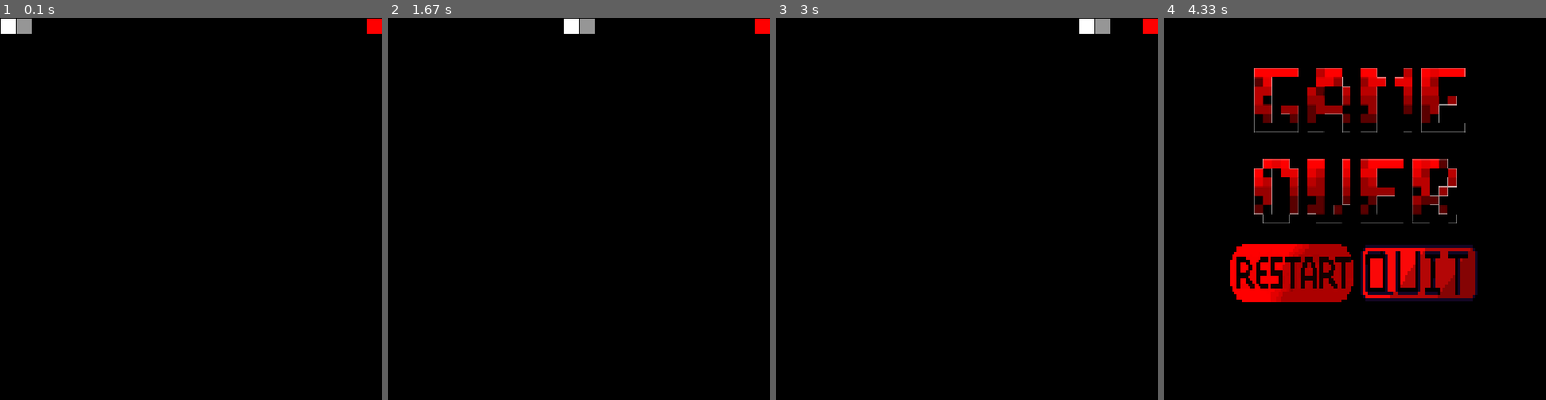
Above: before the commit, frames 1-4 (left to right).
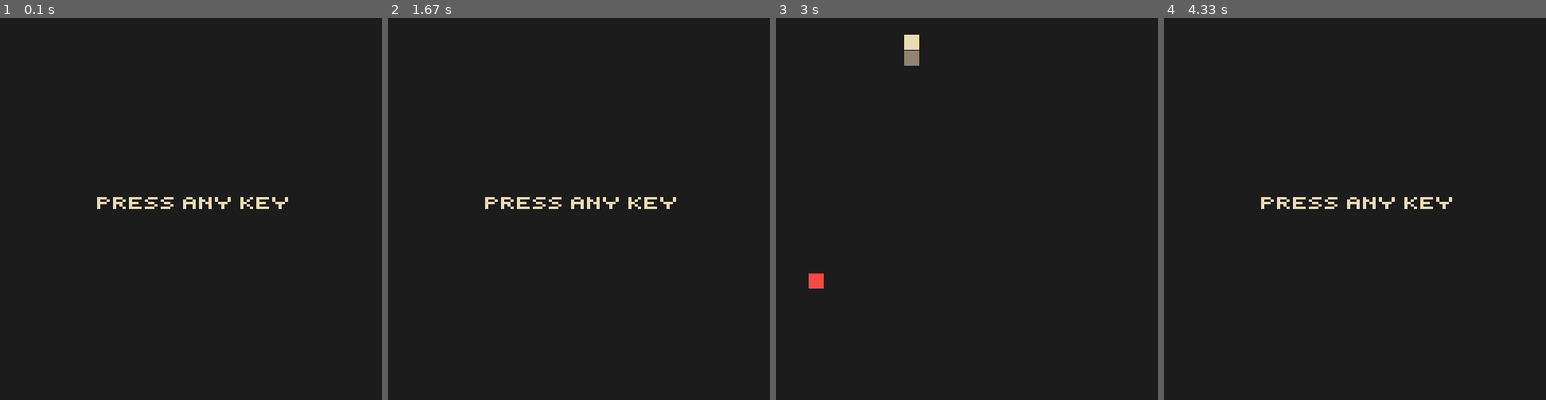
Above: after the commit, the same moments.

Repository: tomattoid/SnakePyGame
Game: pygame game, started from main.py
Two runs of this game, one before a commit and one after it. Both use one fixed random seed, a clock stepped at 60 frames per second and the inputs below.
Inputs:
- Up to frame 1 (0.1 s): no input
- Up to frame 2 (1.67 s): hold Right 0.33-0.8 s; hold W 0.83-1.13 s; hold R 1.17-1.63 s
- Up to frame 3 (3 s): hold Right 1.67-2.13 s; hold S from 2.73 s (still down)
- Up to frame 4 (4.33 s): release S at 3.03 s; hold A 3.07-3.47 s; hold W 3.5-3.87 s; hold R from 3.9 s (still down)

The runs differ from the first frame. In frame 1, 100% of the frame differs, in the area x 0-100%, y 0-100%; in frame 2, 100%; in frame 3, 100%; in frame 4, 99%.

Commit message:
change color and control

Diff:
--- a/config.py
+++ b/config.py
@@ -6,13 +6,14 @@
 restart_img = os.path.join(img_folder, 'restart.png')
 quit_img = os.path.join(img_folder, 'quit.png')
 you_win_img = os.path.join(img_folder, 'you_win.png')
+start_img = os.path.join(img_folder, 'start.png')
 
 WIDTH = 480
 HEIGHT = WIDTH
 FPS = 60
-WHITE = (255, 255, 255)
-GREY = (150, 150, 150)
-BLACK = (0, 0, 0)
-RED = (255, 0, 0)
+WHITE = (235, 219, 178)
+GREY = (146, 131, 116)
+BLACK = (28, 28, 28)
+RED = (251, 74, 68)
 GREEN = (0, 255, 0)
 BLUE = (0, 0, 255)
--- a/main.py
+++ b/main.py
@@ -1,28 +1,42 @@
 import runpy
 import pygame
+from pygame.locals import *
 from config import WIDTH, HEIGHT, FPS, BLACK
 from snake import Snake
 from apple import Apple
-from ui import Quit, Restart, Win, GameOver
+from ui import Quit, Restart, Win, GameOver, Start
 
+def wait():
+    start_sprites = pygame.sprite.Group()
+    start_sprite = Start()
+    start_sprites.add(start_sprite)
+
+    while True:
+        for event in pygame.event.get():
+            if event.type == KEYDOWN:
+                return
+
+        screen.fill(BLACK)
+        start_sprites.draw(screen)
+        pygame.display.flip()
 
 def check_movement(player: Snake, event: pygame.event.Event):
-    if (event.key == pygame.K_LEFT and not
+    if (event.key == pygame.K_a and not
         (player.get_coordinates(0)[0] - 20 == player.get_coordinates(1)[0] and
          player.get_coordinates(0)[1] == player.get_coordinates(1)[1])):
         player.parts[0].speed_x = -20
         player.parts[0].speed_y = 0
-    if (event.key == pygame.K_RIGHT and not
+    if (event.key == pygame.K_d and not
         (player.get_coordinates(0)[0] + 20 == player.get_coordinates(1)[0] and
          player.get_coordinates(0)[1] == player.get_coordinates(1)[1])):
         player.parts[0].speed_x = 20
         player.parts[0].speed_y = 0
-    if (event.key == pygame.K_UP and not
+    if (event.key == pygame.K_w and not
         (player.get_coordinates(0)[1] - 20 == player.get_coordinates(1)[1] and
          player.get_coordinates(0)[0] == player.get_coordinates(1)[0])):
         player.parts[0].speed_y = -20
         player.parts[0].speed_x = 0
-    if (event.key == pygame.K_DOWN and not
+    if (event.key == pygame.K_s and not
         (player.get_coordinates(0)[1] + 20 == player.get_coordinates(1)[1] and
          player.get_coordinates(0)[0] == player.get_coordinates(1)[0])):
         player.parts[0].speed_y = 20
@@ -35,6 +49,7 @@
 pygame.display.set_caption("Snake")
 clock = pygame.time.Clock()
 all_sprites = pygame.sprite.Group()
+start_sprites = pygame.sprite.Group()
 lose_sprites = pygame.sprite.Group()
 win_sprite = pygame.sprite.Group()
 player = Snake()
@@ -44,12 +59,12 @@
 all_sprites.add(player.parts[1])
 all_sprites.add(apple)
 
-quit_sprite = Quit()
+# quit_sprite = Quit()
+# restart_sprite = Restart()
+
 game_over_sprite = GameOver()
-restart_sprite = Restart()
-lose_sprites.add([quit_sprite, restart_sprite, game_over_sprite])
+lose_sprites.add([game_over_sprite])
 win_sprite.add(you_win_sprite)
-
 snake_move_event = pygame.USEREVENT + 1
 pygame.time.set_timer(snake_move_event, 150)
 running = True
@@ -57,10 +72,13 @@
 game_over = False
 you_win = False
 coordinates = []
+
+wait()
+
 while running:
-
     clock.tick(FPS)
     ev = pygame.event.get()
+
     if not game_over and not you_win:
         coordinates.clear()
         for element in player.parts:
@@ -76,6 +94,9 @@
             if event.type == snake_move_event:
                 pygame.time.set_timer(snake_move_event, 150)
                 all_sprites.update()
+                coordinates.clear()
+                for idx in range(1, len(player.parts)):
+                    coordinates.append(player.parts[idx].rect.center)
                 player.update_speed()
                 if (player.get_coordinates(0)[0] == apple.rect.centerx and
                    player.get_coordinates(0)[1] == apple.rect.centery):
@@ -90,7 +111,7 @@
                             apple = Apple()
                         all_sprites.add(apple)
                         eat = False
-                if (player.get_coordinates(0)[0] in coordinates or
+                if (player.get_coordinates(0) in coordinates or
                    player.get_coordinates(0)[0] <= 0 or
                    player.get_coordinates(0)[1] <= 0 or
                    player.get_coordinates(0)[0] >= WIDTH or
@@ -104,15 +125,9 @@
         for event in ev:
             if event.type == pygame.QUIT:
                 running = False
-            if event.type == pygame.MOUSEBUTTONUP:
-                pos = pygame.mouse.get_pos()
-                clicked_sprites = [s for s in lose_sprites if
-                                   s.rect.collidepoint(pos)]
-            if (pygame.mouse.get_pressed()[0] and
-               quit_sprite.rect.collidepoint(pygame.mouse.get_pos())):
+            if (event.type == KEYDOWN and event.key == K_q):
                 running = False
-            if (pygame.mouse.get_pressed()[0] and
-               restart_sprite.rect.collidepoint(pygame.mouse.get_pos())):
+            if (event.type == KEYDOWN and event.key == K_r):
                 runpy.run_path(path_name='main.py')
                 running = False
         screen.fill(BLACK)
--- a/ui.py
+++ b/ui.py
@@ -1,6 +1,14 @@
 import pygame
-from config import (WIDTH, HEIGHT, game_over_img,
+from config import (WIDTH, HEIGHT, start_img, game_over_img,
                     quit_img, restart_img, WHITE, you_win_img)
+
+class Start(pygame.sprite.Sprite):
+    def __init__(self):
+        pygame.sprite.Sprite.__init__(self)
+        self.image = pygame.image.load(start_img)
+        self.image = pygame.transform.scale(self.image,(WIDTH / 1.5, HEIGHT / 2))
+        self.rect = self.image.get_rect()
+        self.rect.center = (WIDTH/2, HEIGHT/2)
 
 
 class GameOver(pygame.sprite.Sprite):
Binary file added: img/(gameover).png
Binary file added: img/(quit).png
Binary file added: img/(restart).png
Binary file added: img/(start).png
Binary file changed: img/gameover.png
Binary file added: img/start.png
